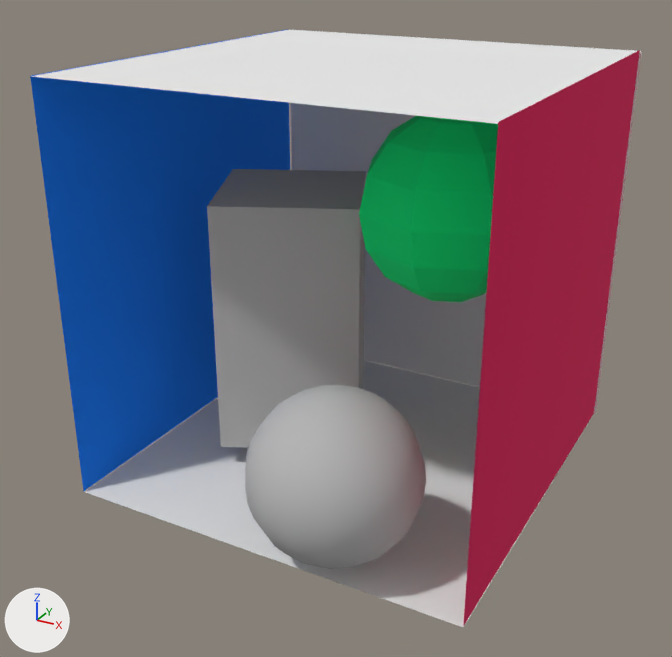
What one commit did to the OBJ model LtRenderer/assets/cornell_box.obj.
One viewpoint serves both versions: a 50 mm camera at (19.7, -38.1, 25.8) aimed at (0.0, -2.4, 8.0). The lights are fixed; the arrows at lower left show +X, +Y and +Z. Where no turn or scale is listed for an object, it has been applied to the vertices.

The scene before the commit, as lines of its bpy script (objects in view):
```python
mat_metalsg = principled_material('metalSG')
mat_metalsg.base_color = (0.5, 0.5, 0.5)  # grey #bcbcbc
mat_metalsg.roughness = 1.0
me_cornell_box = bpy.data.meshes.new('cornell_box')
me_cornell_box.from_pydata(...)  # 353 vertices, 644 faces; spans x -10.0..10.1, y -12.3..10.0, z 0.0..20.1
# faces by material slot: [480, 12, 112, 24, 8, 8]
me_cornell_box.materials.append(mat_metalsg)  # grey #bcbcbc
me_cornell_box.materials.append(mat_cornell_box_initialshadinggroup)  # grey #bcbcbc
me_cornell_box.materials.append(mat_lambert3sg)  # green #00ff86
me_cornell_box.materials.append(mat_lambert2sg)  # white #eaeaea
me_cornell_box.materials.append(mat_lambert4sg)  # pink #db0055
me_cornell_box.materials.append(mat_lambert5sg)  # blue #007cff
ob_cornell_box = bpy.data.objects.new('cornell_box', me_cornell_box)
ob_cornell_box.location = (0.0, 0.0, 0.0)
```
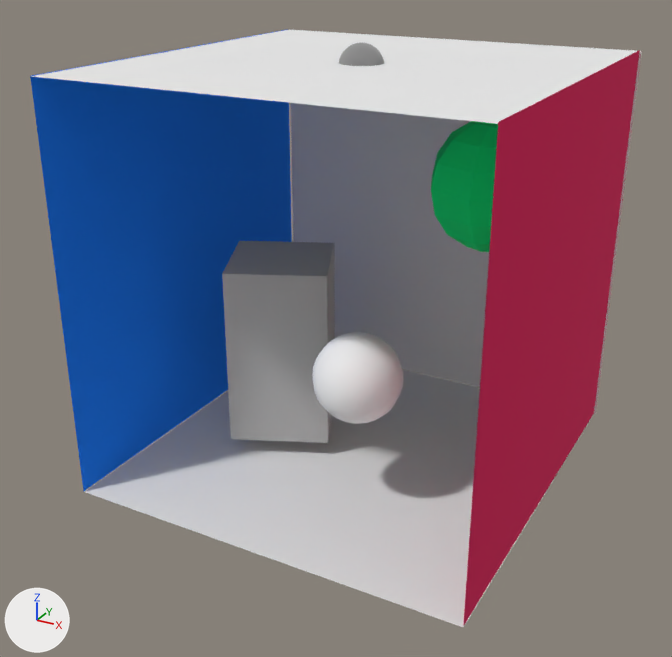
Edits to the bpy script that builds the scene:
```text
Change mat_metalsg:
    mat_metalsg.base_color: (0.5, 0.5, 0.5) -> (1.0, 1.0, 1.0)  # grey #bcbcbc -> white #ffffff
Add mat_initialshadinggroup:
    mat_initialshadinggroup = principled_material('initialShadingGroup')
    mat_initialshadinggroup.base_color = (0.5, 0.5, 0.5)  # grey #bcbcbc
    mat_initialshadinggroup.metallic = 11.0
    mat_initialshadinggroup.roughness = 1.0
Change me_cornell_box:
    used by ob_cornell_box; location = (0.0, 0.0, 0.0)
    remove me_cornell_box.from_pydata(...)  # 353 vertices, 644 faces; spans x -10.0..10.1, y -12.3..10.0, z 0.0..20.1
    add me_cornell_box.from_pydata(...)  # 735 vertices, 1404 faces; spans x -10.0..10.1, y -10.0..10.0, z 0.0..20.9
    me_cornell_box part 1: a new loose piece, a UV sphere (8 segments, 8 rings, poles along z) spanning x 3.3..9.3, y -2.3..3.7, z 12.1..18.1, in mat_lambert3sg (green #00ff86)
    me_cornell_box part 2: the loose piece of 8 vertices spanning x -8.4..0.9, y -4.7..4.7, z 1.1..13.8 is scaled about its middle by 0.729, then moved by (-0.7, 0.0, -2.0)
    me_cornell_box part 3: a new loose piece, a UV sphere (16 segments, 16 rings, poles along z) spanning x -0.3..4.0, y -5.7..-1.4, z 4.2..8.4, in mat_metalsg (white #ffffff)
    me_cornell_box part 4: a new loose piece, a UV sphere (20 segments, 20 rings, poles along z) spanning x -1.0..1.0, y -1.0..1.0, z 18.8..20.9, in mat_initialshadinggroup (grey #bcbcbc)
    me_cornell_box part 5: the loose piece of 242 vertices spanning x -0.6..7.2, y -12.3..-4.5, z 0.3..8.0 is deleted
    me_cornell_box part 6: the loose piece of 58 vertices spanning x 0.9..9.3, y -5.4..3.0, z 10.2..18.6 is deleted
    me_cornell_box part 7
    16 faces are deleted
    8 new faces join them, mat_lambert2sg (white #eaeaea)
    8 new faces join them, mat_lambert5sg (blue #007cff)
    add me_cornell_box.materials.append(mat_initialshadinggroup)  # grey #bcbcbc
```

Boxes [x1, y1, x2, y2] around the edits, measured in the pictures (672 x 657 px; the box of a moved part takes in the faces that stretch with it):
'cornell_box', recoloured, reshaped: [30, 29, 642, 627] in both
part 1 of me_cornell_box, added (green): after [431, 121, 498, 252]
part 2 of me_cornell_box, moved or reshaped: before [207, 169, 366, 448]; after [222, 241, 335, 443]
part 3 of me_cornell_box, added: after [312, 332, 403, 424]
part 4 of me_cornell_box, added: after [339, 42, 384, 66]
part 5 of me_cornell_box, deleted: before [245, 385, 426, 569]
part 6 of me_cornell_box, deleted (green): before [359, 116, 498, 302]
part 7 of me_cornell_box, moved or reshaped: [30, 30, 446, 552] in both
